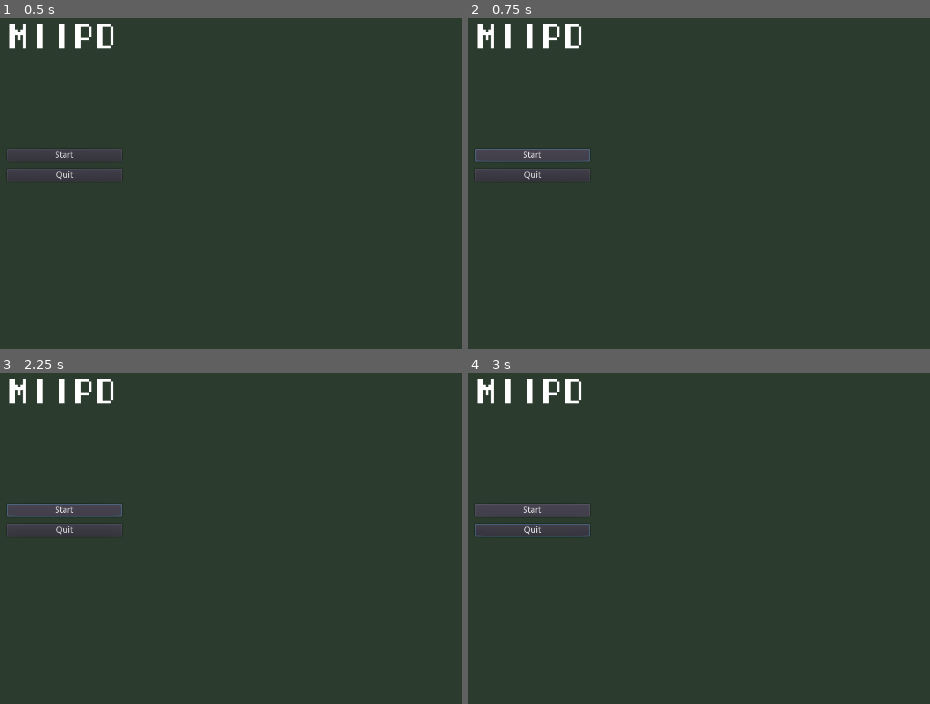
Above: before the commit, frames 1-4 (two rows, left to right).
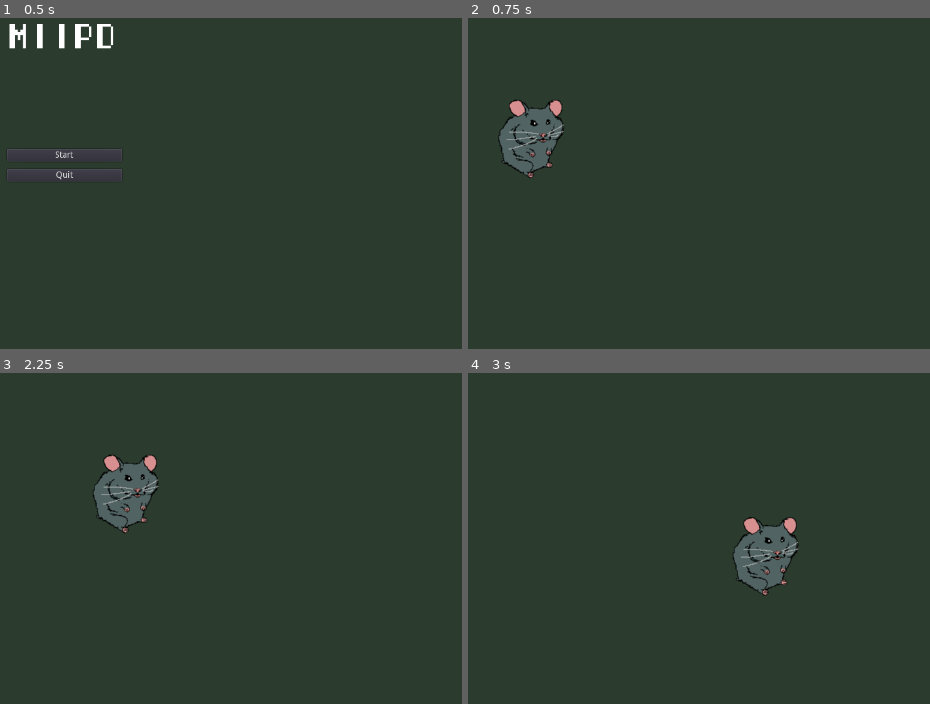
Above: after the commit, the same moments.

Repository: miishin/miipd
Game: Godot game, scene res://assets/scenes/main_menu.tscn
The game is run twice, just before and just after one commit, with the same random seed, the same clock (stepped at 60 frames per second) and the same inputs.
Inputs (mouse positions are in pixels of both pictures, inside the frame that each line leads up to):
- Up to frame 1 (0.5 s): no input
- Up to frame 2 (0.75 s): click "Start" at 0.5 s
- Up to frame 3 (2.25 s): click (64, 508) at 1.25 s, where only the run before the commit has a clickable "Start"; tap Enter at 2 s; hold Right (ui_right) from 2.03 s (still down)
- Up to frame 4 (3 s): release Right (ui_right) at 2.78 s; hold Down (ui_down) from 2.78 s (still down)

Frame 1 is identical in both runs. In frame 2, 3.6% of the frame differs, in the area x 1-27%, y 1-50%; in frame 3, 3.8%; in frame 4, 4.1%, in the area x 1-72%, y 1-68%.

Commit message:
go to character select scene

Diff:
--- /dev/null
+++ b/assets/scenes/character_select.tscn
@@ -0,0 +1,24 @@
+[gd_scene load_steps=4 format=2]
+
+[ext_resource path="res://assets/scripts/character_select.gd" type="Script" id=1]
+[ext_resource path="res://assets/themes/menu.theme" type="Theme" id=2]
+[ext_resource path="res://assets/scenes/hamster.tscn" type="PackedScene" id=3]
+
+[node name="CharacterSelect" type="Control"]
+anchor_right = 1.0
+anchor_bottom = 1.0
+script = ExtResource( 1 )
+__meta__ = {
+"_edit_use_anchors_": false
+}
+
+[node name="Panel" type="Panel" parent="."]
+margin_right = 1280.0
+margin_bottom = 720.0
+theme = ExtResource( 2 )
+__meta__ = {
+"_edit_use_anchors_": false
+}
+
+[node name="Selection" parent="Panel" instance=ExtResource( 3 )]
+position = Vector2( 640, 384 )
--- /dev/null
+++ b/assets/scenes/hamster.tscn
@@ -0,0 +1,22 @@
+[gd_scene load_steps=3 format=2]
+
+[ext_resource path="res://assets/graphics/sprites/hamster_iso.png" type="Texture" id=1]
+
+[sub_resource type="SpriteFrames" id=1]
+animations = [ {
+"frames": [ ExtResource( 1 ) ],
+"loop": true,
+"name": "default",
+"speed": 5.0
+} ]
+
+[node name="Node2D" type="KinematicBody2D"]
+__meta__ = {
+"_edit_group_": true
+}
+
+[node name="AnimatedSprite" type="AnimatedSprite" parent="."]
+frames = SubResource( 1 )
+
+[node name="CollisionPolygon2D" type="CollisionPolygon2D" parent="."]
+polygon = PoolVector2Array( 32, -64, 48, -64, 56, -48, 48, -40, 48, -32, 56, -24, 56, -8, 48, 0, 48, 0, 48, 8, 40, 16, 40, 24, 32, 32, 40, 40, 40, 48, 24, 48, 24, 48, 8, 56, 8, 64, 0, 64, -48, 40, -48, 32, -48, 32, -48, 16, -56, -8, -40, -32, -32, -40, -40, -56, -32, -64, -16, -64, -8, -64, 0, -48, 8, -48, 16, -48, 24, -48 )
--- a/assets/scenes/main_menu.tscn
+++ b/assets/scenes/main_menu.tscn
@@ -1,9 +1,19 @@
-[gd_scene load_steps=3 format=2]
+[gd_scene load_steps=5 format=2]
 
 [ext_resource path="res://assets/themes/menu.theme" type="Theme" id=1]
 [ext_resource path="res://assets/themes/fonts/title_font.tres" type="DynamicFont" id=2]
+[ext_resource path="res://assets/scripts/main_menu.gd" type="Script" id=3]
+
+[sub_resource type="GDScript" id=1]
+script/source = "extends Button
+
+
+func _ready():
+	pass
+"
 
 [node name="MainMenu" type="Control"]
+script = ExtResource( 3 )
 __meta__ = {
 "_edit_use_anchors_": false
 }
@@ -26,7 +36,7 @@
 "_edit_use_anchors_": false
 }
 
-[node name="Button" type="Button" parent="Panel"]
+[node name="Start" type="Button" parent="Panel"]
 margin_left = 552.0
 margin_top = 400.0
 margin_right = 736.0
@@ -36,9 +46,15 @@
 "_edit_use_anchors_": false
 }
 
-[node name="Button2" type="Button" parent="Panel"]
+[node name="Quit" type="Button" parent="Panel"]
 margin_left = 552.0
 margin_top = 432.0
 margin_right = 736.0
 margin_bottom = 452.0
 text = "Quit"
+script = SubResource( 1 )
+__meta__ = {
+"_edit_use_anchors_": false
+}
+[connection signal="pressed" from="Panel/Start" to="." method="_on_start_pressed"]
+[connection signal="pressed" from="Panel/Quit" to="." method="_on_quit_pressed"]
--- /dev/null
+++ b/assets/scripts/character_select.gd
@@ -0,0 +1,14 @@
+extends Control
+
+const SPEED = 500
+
+var input = Vector2.ZERO
+var velocity = Vector2.ZERO
+
+func _physics_process(delta):
+	var selection = $Panel/Selection
+	input.x = Input.get_action_strength("ui_right") - Input.get_action_strength("ui_left")
+	input.y = Input.get_action_strength("ui_down") - Input.get_action_strength("ui_up")
+	velocity = input.normalized()
+
+	selection.move_and_slide(velocity * SPEED)
--- /dev/null
+++ b/assets/scripts/main_menu.gd
@@ -0,0 +1,12 @@
+extends Control
+
+
+func _ready():
+	pass
+
+func _on_quit_pressed():
+	get_tree().quit(0)
+
+
+func _on_start_pressed():
+	get_tree().change_scene("res://assets/scenes/character_select.tscn")
Binary file changed: assets/graphics/sprites/hamster_iso.png
Not shown, changed: assets/graphics/sprites/xcfs/hamster.xcf
